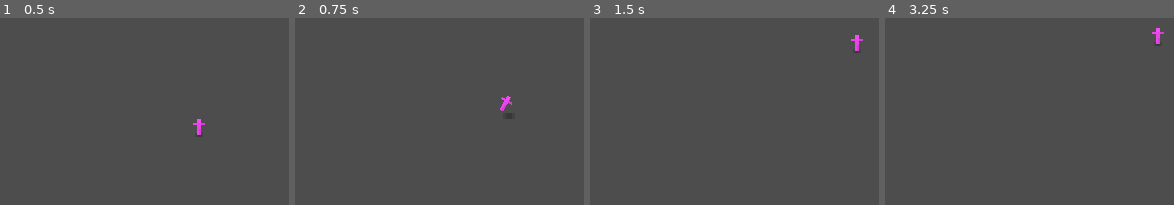
Above: before the commit, frames 1-4 (left to right).
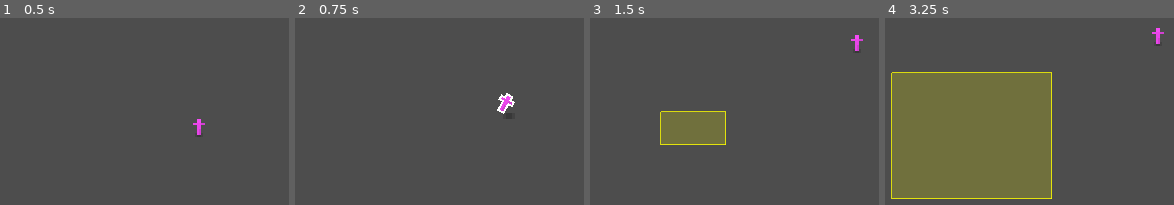
Above: after the commit, the same moments.

Repository: bkopchains/godot-mans
Game: Godot game, scene res://scenes/main.tscn
Two runs of this game, one before a commit and one after it. Both use one fixed random seed, a clock stepped at 60 frames per second and the inputs below.
Inputs (mouse positions are in pixels of both pictures, inside the frame that each line leads up to):
- Up to frame 1 (0.5 s): no input
- Up to frame 2 (0.75 s): tap Enter at 0.5 s; drag from (494, 126) to (557, 47) at 0.52 s
- Up to frame 3 (1.5 s): drag from (662, 145) to (855, 46) at 1.27 s
- Up to frame 4 (3.25 s): move the mouse to (1147, 47) at 2.02 s; tap 1 at 2.1 s; click (1147, 47) at 2.17 s; tap Space at 2.75 s; drag from (1052, 199) to (890, 72) at 2.77 s

Frame 1 is identical in both runs. In frame 2, 0.2% of the frame differs, in the area x 69-77%, y 40-52%; in frame 3, 4.2%; in frame 4, 38%, in the area x 2-58%, y 28-97%.

Commit message:
mans selection

Diff:
--- /dev/null
+++ b/assets/shaders/outline.gdshader
@@ -0,0 +1,47 @@
+shader_type canvas_item;
+
+// Customizable properties via script
+uniform vec4 outline_color: source_color = vec4(1.0, 1.0, 1.0, 1.0);
+uniform float outline_width: hint_range(0.0, 10.0) = 1.0;
+uniform bool enabled = false;
+uniform vec4 modulate: source_color = vec4(1.0, 1.0, 1.0, 1.0);
+
+// for each pixel?
+void fragment() {
+	// Get color of current pixel
+	vec4 col = texture(TEXTURE, UV);
+
+	// Get size of one pixel in uv
+	vec2 ps = TEXTURE_PIXEL_SIZE;
+
+	// Apply modulation first
+	col *= modulate;
+
+	if (enabled) {
+		float a;
+		float maxa = col.a;
+
+		// Check all pixels surrounding current
+		for (float x = -outline_width; x <= outline_width; x++) {
+			for (float y = -outline_width; y <= outline_width; y++) {
+				// Skip center
+				if(x == 0.0 && y == 0.0) continue;
+
+				// Get alpha of neighbor
+				a = texture(TEXTURE, UV + vec2(x, y) * ps).a;
+
+				// Hold on to max alpha
+				maxa = max(a, maxa);
+			}
+		}
+
+		// Create outline w/ alpha based on neighbors
+		vec4 outline = outline_color;
+		// Only outline where there's no pixels
+		outline.a *= maxa - col.a;
+
+		// Blend original and outline
+		col = mix(col, outline, outline.a);
+	}
+	COLOR = col;
+}
--- a/scenes/mans.tscn
+++ b/scenes/mans.tscn
@@ -1,5 +1,6 @@
-[gd_scene load_steps=8 format=3 uid="uid://q3om0n6fljfc"]
+[gd_scene load_steps=10 format=3 uid="uid://q3om0n6fljfc"]
 
+[ext_resource type="Shader" path="res://assets/shaders/outline.gdshader" id="1_0bgf1"]
 [ext_resource type="Script" path="res://scripts/mans.gd" id="1_h6m7i"]
 [ext_resource type="Texture2D" uid="uid://b2wixdyi3dao5" path="res://assets/sprites/mans.png" id="2_psv55"]
 
@@ -23,6 +24,14 @@
 fill_to = Vector2(0.5, 0)
 metadata/_snap_enabled = true
 
+[sub_resource type="ShaderMaterial" id="ShaderMaterial_msw2u"]
+resource_local_to_scene = true
+shader = ExtResource("1_0bgf1")
+shader_parameter/outline_color = Color(1, 1, 1, 1)
+shader_parameter/outline_width = 1.0
+shader_parameter/enabled = false
+shader_parameter/modulate = Color(1, 1, 1, 1)
+
 [sub_resource type="CapsuleShape2D" id="CapsuleShape2D_yod3x"]
 radius = 3.0
 height = 10.0
@@ -37,6 +46,7 @@
 [node name="Area2D" type="Area2D" parent="."]
 
 [node name="CollisionShape2D" type="CollisionShape2D" parent="Area2D"]
+visible = false
 shape = SubResource("CapsuleShape2D_sg6qj")
 
 [node name="Shadow" type="Sprite2D" parent="."]
@@ -44,12 +54,14 @@
 texture = SubResource("GradientTexture2D_kwrrn")
 
 [node name="Sprite" type="Sprite2D" parent="."]
+material = SubResource("ShaderMaterial_msw2u")
 position = Vector2(0, -4)
 texture = ExtResource("2_psv55")
 offset = Vector2(0, 4)
 hframes = 5
 
 [node name="CollisionShape2D" type="CollisionShape2D" parent="."]
+visible = false
 shape = SubResource("CapsuleShape2D_yod3x")
 
 [connection signal="input_event" from="Area2D" to="." method="_on_input_event"]
--- a/scripts/main.gd
+++ b/scripts/main.gd
@@ -2,12 +2,76 @@
 
 @export var mans_scene: PackedScene = preload("res://scenes/mans.tscn")
 
+var selection_start: Vector2
+var is_selecting: bool = false
+var selected_mans: Array[Mans] = []
+var is_group_dragging: bool = false
+
+func _draw() -> void:
+	if is_selecting:
+		var rect = get_selection_rect()
+		draw_rect(rect, Color(1, 1, 0, 0.2))  # Fill
+		draw_rect(rect, Color(1, 1, 0, 0.8), false)  # Outline
+
+func get_selection_rect() -> Rect2:
+	var current_pos = get_global_mouse_position()
+	var top_left = Vector2(
+		min(selection_start.x, current_pos.x),
+		min(selection_start.y, current_pos.y)
+	)
+	var size = (current_pos - selection_start).abs()
+	return Rect2(top_left, size)
+
+func start_group_drag(mouse_pos: Vector2) -> void:
+	is_group_dragging = true
+	# Start dragging all selected mans
+	for mans in selected_mans:
+		mans.start_drag_in_group(mouse_pos)
+	get_viewport().set_input_as_handled()
+
+func clear_selection() -> void:
+	for mans in selected_mans:
+		mans.deselect()
+	selected_mans.clear()
+
 func _unhandled_input(event: InputEvent) -> void:
 	if event is InputEventMouseButton:
-		if event.button_index == MOUSE_BUTTON_RIGHT and event.pressed:
-			# Create new mans at mouse position
+		if event.button_index == MOUSE_BUTTON_LEFT:
+			if event.pressed:
+				# Check if we're clicking on any mans (selected or not)
+				var clicking_mans = false
+				for child in get_children():
+					if child is Mans and child.is_hovered:
+						clicking_mans = true
+						break
+
+				if !clicking_mans:
+					selection_start = get_global_mouse_position()
+					is_selecting = true
+					clear_selection()
+			else:
+				# End selection or group drag
+				if is_selecting:
+					is_selecting = false
+					var rect = get_selection_rect()
+					for child in get_children():
+						if child is Mans:
+							if rect.has_point(child.position):
+								child.select()
+								selected_mans.append(child)
+				elif is_group_dragging:
+					is_group_dragging = false
+					for mans in selected_mans:
+						mans.put_down()
+					clear_selection()  # Clear selection after putting down
+				queue_redraw()
+
+		elif event.button_index == MOUSE_BUTTON_RIGHT and event.pressed:
 			var new_mans = mans_scene.instantiate()
 			new_mans.position = get_global_mouse_position()
 			add_child(new_mans)
-			# Prevent the event from propagating to other nodes
 			get_viewport().set_input_as_handled()
+
+	elif event is InputEventMouseMotion:
+		if is_selecting:
+			queue_redraw()
--- a/scripts/mans.gd
+++ b/scripts/mans.gd
@@ -5,6 +5,8 @@
 @onready var sprite: Sprite2D = $Sprite
 
 var is_dragging: bool = false
+var is_selected: bool = false
+var is_hovered: bool = false
 var drag_offset: Vector2
 var prev_position: Vector2
 var rotation_velocity: float = 0.0
@@ -19,14 +21,36 @@
 
 func _ready() -> void:
 	prev_position = position
-	sprite.modulate = colors[randi() % colors.size()]
+	var material = sprite.material as ShaderMaterial
+	material.set_shader_parameter("modulate", colors[randi() % colors.size()])
+	update_outline()
+
+func update_outline() -> void:
+	var material = sprite.material as ShaderMaterial
+	if material:
+		material.set_shader_parameter("enabled", is_selected or is_hovered)
+		material.set_shader_parameter("outline_color", Color.WHITE if is_hovered else Color.YELLOW)
+		material.set_shader_parameter("outline_width", 2.0 if is_selected else 1.0)
+
+func select() -> void:
+	is_selected = true
+	update_outline()
+
+func deselect() -> void:
+	is_selected = false
+	update_outline()
 
 func _on_input_event(_viewport: Node, event: InputEvent, _shape_idx: int) -> void:
 	if event is InputEventMouseButton:
 		if event.button_index == MOUSE_BUTTON_LEFT:
 			if event.pressed:
-				pick_up()
-				drag_offset = position - get_global_mouse_position()
+				if is_selected:
+					# If we're part of a selection, tell main to handle group drag
+					get_parent().start_group_drag(get_global_mouse_position())
+				else:
+					# Otherwise just drag this mans
+					pick_up()
+					drag_offset = position - get_global_mouse_position()
 		elif event.button_index == MOUSE_BUTTON_WHEEL_UP or event.button_index == MOUSE_BUTTON_WHEEL_DOWN:
 			var direction = 1 if event.button_index == MOUSE_BUTTON_WHEEL_UP else -1
 			sprite.frame = wrapi(sprite.frame + direction, 0, 5)
@@ -44,10 +68,10 @@
 	# Handle number keys for color changes while dragging
 	elif event is InputEventKey and is_dragging:
 		if event.pressed:
-			# Check for number keys 1-5
 			var key_num = event.keycode - KEY_1
 			if key_num >= 0 and key_num < colors.size():
-				sprite.modulate = colors[key_num]
+				var material = sprite.material as ShaderMaterial
+				material.set_shader_parameter("modulate", colors[key_num])
 
 func _physics_process(delta: float) -> void:
 	if is_dragging:
@@ -66,20 +90,37 @@
 
 func pick_up():
 	is_dragging = true
+	is_hovered = true
 	sprite.position.y = -6
 	shadow.scale = Vector2(1.5, 1.5)
 	Input.set_default_cursor_shape(Input.CURSOR_DRAG)
+	update_outline()
 
 func put_down():
 	is_dragging = false
+	is_hovered = false
 	sprite.position.y = -4
 	shadow.scale = Vector2(1, 1)
 	Input.set_default_cursor_shape(Input.CURSOR_ARROW)
+	update_outline()
 
 func _on_mouse_entered() -> void:
 	if !is_dragging:
 		Input.set_default_cursor_shape(Input.CURSOR_POINTING_HAND)
+		is_hovered = true
+		update_outline()
 
 func _on_mouse_exited() -> void:
 	if !is_dragging:
 		Input.set_default_cursor_shape(Input.CURSOR_ARROW)
+		is_hovered = false
+		update_outline()
+
+# Called by main when starting a group drag
+func start_drag_in_group(mouse_pos: Vector2) -> void:
+	is_dragging = true
+	is_hovered = true
+	sprite.position.y = -6
+	shadow.scale = Vector2(1.5, 1.5)
+	drag_offset = position - mouse_pos
+	update_outline()
